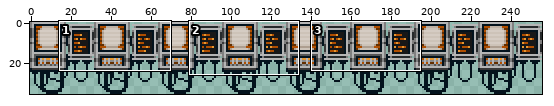
File history of a sprite sheet, elunite/objects/ship/elunitetechstation/elunitetechstation.png. Above: a wide view before the commit, with the close-up outlined.
Close-up. As it was:
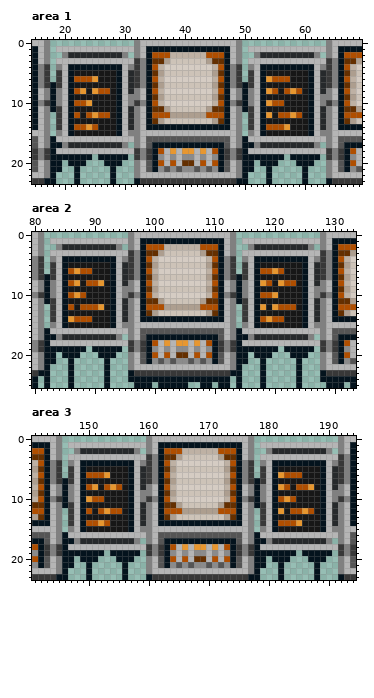
The file is 256x36 pixels. Pixels under 10% opacity are left out. Colours within 5 levels of each other are drawn and written as one. Shown: area 1: x 15..69, y 0..23; area 2: x 80..133, y 0..25; area 3: x 141..194, y 0..23. The commit also changed other parts of the picture, which this record leaves out.
And afterwards:
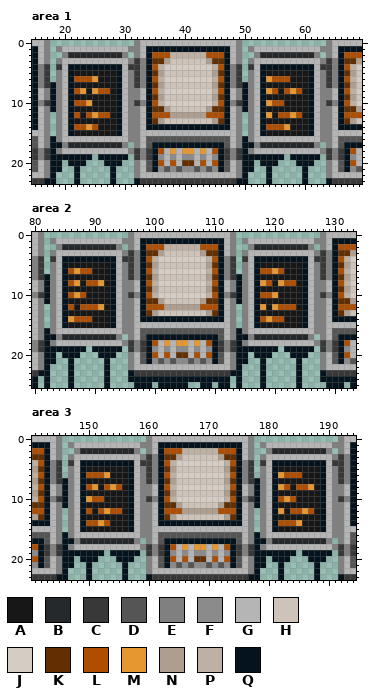
Palette (. is transparent): A #171717  B #26292b  C #383838  D #555555  E #808080  F #8b8b8b  G #b5b5b5  H #cdc3b8  J #d5ccc3  K #642f00  L #af4e00  M #e79730  N #ad9e8f  P #beb1a4  Q #04131d
Change:
--- area 1
@@ x 15..69 @@
  0 GGE..............EGGGGGGGGGGGGGGGGE..............EGGGGG
- 1 QGE.GGGGGGGGGGGGGEGQQQQQQQQQQQQQQGE.GGGGGGGGGGGGGEGQQQQ
+ 1 QGE.EGGGGGGGGGGGEEGQQQQQQQQQQQQQQGE.EGGGGGGGGGGGEEGQQQQ
  2 QGE..EBBBBBBBBBE.EGQLLLPPPPPPLLLQGE..EBBBBBBBBBE.EGQLLL
- 3 QGE.GGGGGGGGGGGGGCEQKKNHHHHHHNKKQGE.GGGGGGGGGGGGGCEQKKN
- 4 QEC.EGQQQQQQQQQGECEQLPJJJJJJJJPLQEC.EGQQQQQQQQQGECEQLPJ
- 5 QEC.CGQAAAAAAAQGBCEQKNHHHHHHHHNKQEC.CGQAAAAAAAQGBCEQKNH
- 6 QEC.CGQLLLMAAAQGBCEQLPJJJJJJJJPLQEC.CGQMLLLAAAQGBCEQLPJ
- 7 QECQCGQAAAAAAAQGBCEQKNHHHHHHHHNKQECQCGQAAAAAAAQGBCEQKNH
- 8 QGEQEGQLMAMLLAQGBEGQLPJJJJJJJJPLQGEQEGQMLALMLAQGBEGQLPJ
+ 3 QGE.EGGGGGGGGGGGECEQKKNHHHHHHNKKQGE.EGGGGGGGGGGGECEQKKN
+ 4 QEC.CGQQQQQQQQQGCCEQLPJJJJJJJJPLQEC.CGQQQQQQQQQGCCEQLPJ
+ 5 QEC.EGQAAAAAAAQGECEQKNHHHHHHHHNKQEC.EGQAAAAAAAQGECEQKNH
+ 6 QEC.EGQLLLMAAAQGECEQLPJJJJJJJJPLQEC.EGQMLLLAAAQGECEQLPJ
+ 7 QECQEGQAAAAAAAQGECEQKNHHHHHHHHNKQECQEGQAAAAAAAQGECEQKNH
+ 8 QGEQEGQLMAMLLAQGEEGQLPJJJJJJJJPLQGEQEGQMLALMLAQGEEGQLPJ
  9 QGEQEGQAAAAAAAQGEEGQKNHHHHHHHHNKQGEQEGQAAAAAAAQGEEGQKNH
 10 QECQEGQLLMAAAAQGECEQLPJJJJJJJJPLQECQEGQMLLAAAAQGECEQLPJ
-11 QGEQCGQAAAAAAAQGBEGQKKNHHHHHHNKKQGEQCGQAAAAAAAQGBEGQKKN
-12 QGE.CGQLALMLLAQGBEGQLLLNNNNNNLLLQGE.CGQMALLMLAQGBEGQLLL
-13 QGE.CGQAAAAAAAQGBEGQKNHHHHHHHHNKQGE.CGQAAAAAAAQGBEGQKNH
-14 QGE.CGQLLMLAAAQGBEGQQQQQQQQQQQQQQGE.CGQLLLMAAAQGBEGQQQQ
+11 QGEQEGQAAAAAAAQGEEGQKKNHHHHHHNKKQGEQEGQAAAAAAAQGEEGQKKN
+12 QGE.EGQLALMLLAQGEEGQLLLNNNNNNLLLQGE.EGQMALLMLAQGEEGQLLL
+13 QGE.EGQAAAAAAAQGEEGQKNHHHHHHHHNKQGE.EGQAAAAAAAQGEEGQKNH
+14 QGE.EGQLLMLAAAQGEEGQQQQQQQQQQQQQQGE.EGQLLLMAAAQGEEGQQQQ
 15 GGE.EGQAAAAAAAQGEEGGGGGGGGGGGGGGGGE.EGQAAAAAAAQGEEGGGGG
-16 DGEQGGGGGGGGGGGGGEGDDDDDDDDDDDDDDGEQGGGGGGGGGGGGGEGDDDD
+16 DGEQEGGGGGGGGGGGEEGDDDDDDDDDDDDDDGEQEGGGGGGGGGGGEEGDDDD
 17 DGEQQEBBBBBBBBBE.EGDQQQQQQQQQQQQDGEQQEBBBBBBBBBE.EGDQQQ
-18 CECQGGGGGGGGGGGGGCECQLGMGMMGMGLQCECQGGGGGGGGGGGGGCECQLG
+18 CECQEGGGGGGGGGGGECECQLGMGMMGMGLQCECQEGGGGGGGGGGGECECQLG
 19 CECQQQQQQQ.QQQQQ.CECQFGFGFFGFGFQCECQQQQQQQ.QQQQQ.CECQFG
--- area 2
@@ x 80..133 @@
  0 GE..............EGGGGGGGGGGGGGGGGE..............EGGGGG
- 1 GE.GGGGGGGGGGGGGEGQQQQQQQQQQQQQQGE.GGGGGGGGGGGGGEGQQQQ
+ 1 GE.EGGGGGGGGGGGEEGQQQQQQQQQQQQQQGE.EGGGGGGGGGGGEEGQQQQ
  2 GE..EBBBBBBBBBE.EGQLLLPPPPPPLLLQGE..EBBBBBBBBBE.EGQLLL
- 3 GE.GGGGGGGGGGGGGCEQKKNHHHHHHNKKQGE.GGGGGGGGGGGGGCEQKKN
- 4 EC.EGQQQQQQQQQGECEQLPJJJJJJJJPLQEC.EGQQQQQQQQQGECEQLPJ
- 5 EC.CGQAAAAAAAQGBCEQKNHHHHHHHHNKQEC.CGQAAAAAAAQGBCEQKNH
- 6 EC.CGQLMLLAAAQGBCEQLPJJJJJJJJPLQEC.CGQLLMLAAAQGBCEQLPJ
- 7 ECQCGQAAAAAAAQGBCEQKNHHHHHHHHNKQECQCGQAAAAAAAQGBCEQKNH
- 8 GEQEGQLMALLMAQGBEGQLPJJJJJJJJPLQGEQEGQMLAMLLAQGBEGQLPJ
+ 3 GE.EGGGGGGGGGGGECEQKKNHHHHHHNKKQGE.EGGGGGGGGGGGECEQKKN
+ 4 EC.CGQQQQQQQQQGCCEQLPJJJJJJJJPLQEC.CGQQQQQQQQQGCCEQLPJ
+ 5 EC.EGQAAAAAAAQGECEQKNHHHHHHHHNKQEC.EGQAAAAAAAQGECEQKNH
+ 6 EC.EGQLMLLAAAQGECEQLPJJJJJJJJPLQEC.EGQLLMLAAAQGECEQLPJ
+ 7 ECQEGQAAAAAAAQGECEQKNHHHHHHHHNKQECQEGQAAAAAAAQGECEQKNH
+ 8 GEQEGQLMALLMAQGEEGQLPJJJJJJJJPLQGEQEGQMLAMLLAQGEEGQLPJ
  9 GEQEGQAAAAAAAQGEEGQKNHHHHHHHHNKQGEQEGQAAAAAAAQGEEGQKNH
 10 ECQEGQLMLAAAAQGECEQLPJJJJJJJJPLQECQEGQLLMAAAAQGECEQLPJ
-11 GEQCGQAAAAAAAQGBEGQKKNHHHHHHNKKQGEQCGQAAAAAAAQGBEGQKKN
-12 GE.CGQLALLLMAQGBEGQLLLNNNNNNLLLQGE.CGQMAMLLLAQGBEGQLLL
-13 GE.CGQAAAAAAAQGBEGQKNHHHHHHHHNKQGE.CGQAAAAAAAQGBEGQKNH
-14 GE.CGQMLLLAAAQGBEGQQQQQQQQQQQQQQGE.CGQLMLLAAAQGBEGQQQQ
+11 GEQEGQAAAAAAAQGEEGQKKNHHHHHHNKKQGEQEGQAAAAAAAQGEEGQKKN
+12 GE.EGQLALLLMAQGEEGQLLLNNNNNNLLLQGE.EGQMAMLLLAQGEEGQLLL
+13 GE.EGQAAAAAAAQGEEGQKNHHHHHHHHNKQGE.EGQAAAAAAAQGEEGQKNH
+14 GE.EGQMLLLAAAQGEEGQQQQQQQQQQQQQQGE.EGQLMLLAAAQGEEGQQQQ
 15 GE.EGQAAAAAAAQGEEGGGGGGGGGGGGGGGGE.EGQAAAAAAAQGEEGGGGG
-16 GEQGGGGGGGGGGGGGEGDDDDDDDDDDDDDDGEQGGGGGGGGGGGGGEGDDDD
+16 GEQEGGGGGGGGGGGEEGDDDDDDDDDDDDDDGEQEGGGGGGGGGGGEEGDDDD
 17 GEQQEBBBBBBBBBE.EGDQQQQQQQQQQQQDGEQQEBBBBBBBBBE.EGDQQQ
-18 ECQGGGGGGGGGGGGGCECQLGMGMMGMGLQCECQGGGGGGGGGGGGGCECQLG
+18 ECQEGGGGGGGGGGGECECQLGMGMMGMGLQCECQEGGGGGGGGGGGECECQLG
 19 ECQQQQQQQ.QQQQQ.CECQFGFGFFGFGFQCECQQQQQQQ.QQQQQ.CECQFG
--- area 3
@@ x 141..194 @@
  0 GGGGE..............EGGGGGGGGGGGGGGGGE..............EGG
- 1 QQQGE.GGGGGGGGGGGGGEGQQQQQQQQQQQQQQGE.GGGGGGGGGGGGGEGQ
+ 1 QQQGE.EGGGGGGGGGGGEEGQQQQQQQQQQQQQQGE.EGGGGGGGGGGGEEGQ
  2 LLQGE..EBBBBBBBBBE.EGQLLLPPPPPPLLLQGE..EBBBBBBBBBE.EGQ
- 3 KKQGE.GGGGGGGGGGGGGCEQKKNHHHHHHNKKQGE.GGGGGGGGGGGGGCEQ
- 4 PLQEC.EGQQQQQQQQQGECEQLPJJJJJJJJPLQEC.EGQQQQQQQQQGECEQ
- 5 NKQEC.CGQAAAAAAAQGBCEQKNHHHHHHHHNKQEC.CGQAAAAAAAQGBCEQ
- 6 PLQEC.CGQLLLMAAAQGBCEQLPJJJJJJJJPLQEC.CGQMLLLAAAQGBCEQ
- 7 NKQECQCGQAAAAAAAQGBCEQKNHHHHHHHHNKQECQCGQAAAAAAAQGBCEQ
- 8 PLQGEQEGQLMALMLAQGBEGQLPJJJJJJJJPLQGEQEGQMLALLMAQGBEGQ
+ 3 KKQGE.EGGGGGGGGGGGECEQKKNHHHHHHNKKQGE.EGGGGGGGGGGGECEQ
+ 4 PLQEC.CGQQQQQQQQQGCCEQLPJJJJJJJJPLQEC.CGQQQQQQQQQGCCEQ
+ 5 NKQEC.EGQAAAAAAAQGECEQKNHHHHHHHHNKQEC.EGQAAAAAAAQGECEQ
+ 6 PLQEC.EGQLLLMAAAQGECEQLPJJJJJJJJPLQEC.EGQMLLLAAAQGECEQ
+ 7 NKQECQEGQAAAAAAAQGECEQKNHHHHHHHHNKQECQEGQAAAAAAAQGECEQ
+ 8 PLQGEQEGQLMALMLAQGEEGQLPJJJJJJJJPLQGEQEGQMLALLMAQGEEGQ
  9 NKQGEQEGQAAAAAAAQGEEGQKNHHHHHHHHNKQGEQEGQAAAAAAAQGEEGQ
 10 PLQECQEGQMLLAAAAQGECEQLPJJJJJJJJPLQECQEGQLMLAAAAQGECEQ
-11 KKQGEQCGQAAAAAAAQGBEGQKKNHHHHHHNKKQGEQCGQAAAAAAAQGBEGQ
-12 LLQGE.CGQLALMLLAQGBEGQLLLNNNNNNLLLQGE.CGQMALLMLAQGBEGQ
-13 NKQGE.CGQAAAAAAAQGBEGQKNHHHHHHHHNKQGE.CGQAAAAAAAQGBEGQ
-14 QQQGE.CGQLLMLAAAQGBEGQQQQQQQQQQQQQQGE.CGQLLLMAAAQGBEGQ
+11 KKQGEQEGQAAAAAAAQGEEGQKKNHHHHHHNKKQGEQEGQAAAAAAAQGEEGQ
+12 LLQGE.EGQLALMLLAQGEEGQLLLNNNNNNLLLQGE.EGQMALLMLAQGEEGQ
+13 NKQGE.EGQAAAAAAAQGEEGQKNHHHHHHHHNKQGE.EGQAAAAAAAQGEEGQ
+14 QQQGE.EGQLLMLAAAQGEEGQQQQQQQQQQQQQQGE.EGQLLLMAAAQGEEGQ
 15 GGGGE.EGQAAAAAAAQGEEGGGGGGGGGGGGGGGGE.EGQAAAAAAAQGEEGG
-16 DDDGEQGGGGGGGGGGGGGEGDDDDDDDDDDDDDDGEQGGGGGGGGGGGGGEGD
+16 DDDGEQEGGGGGGGGGGGEEGDDDDDDDDDDDDDDGEQEGGGGGGGGGGGEEGD
 17 QQDGEQQEBBBBBBBBBE.EGDQQQQQQQQQQQQDGEQQEBBBBBBBBBE.EGD
-18 LQCECQGGGGGGGGGGGGGCECQLGMGMMGMGLQCECQGGGGGGGGGGGGGCEC
+18 LQCECQEGGGGGGGGGGGECECQLGMGMMGMGLQCECQEGGGGGGGGGGGECEC
 19 FQCECQQQQQQQ.QQQQQ.CECQFGFGFFGFGFQCECQQQQQQQ.QQQQQ.CEC
